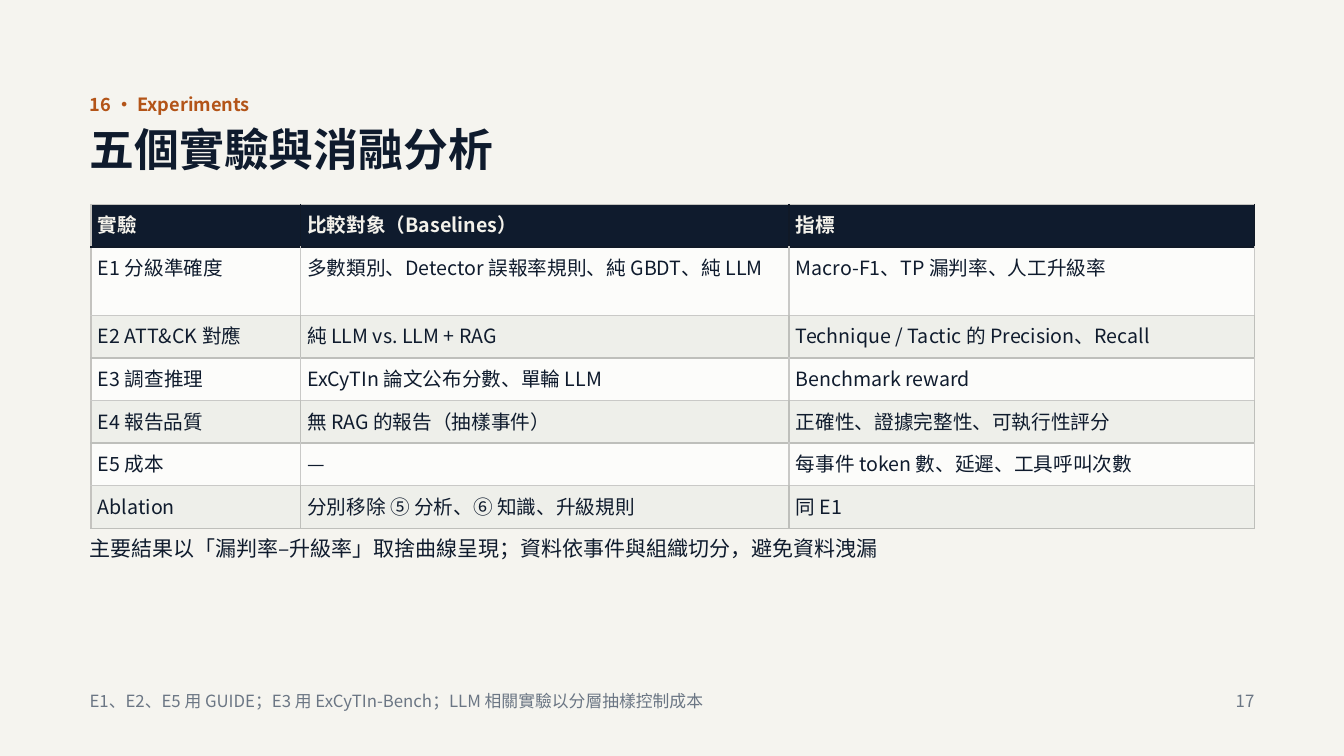
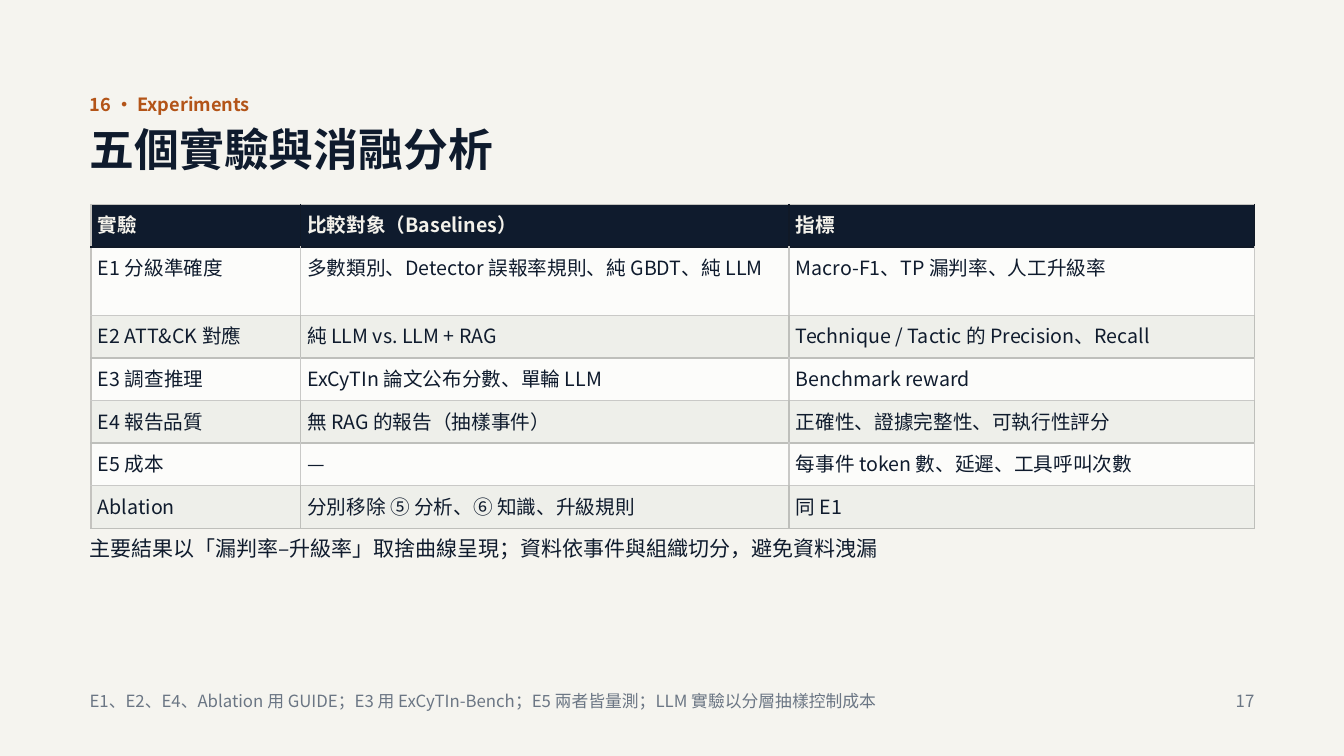
Before and after one commit to jimtaerini/AI_SOC_Analyst_Agent, a slide deck: slide 17 of docs/AI_SOC_Analyst_Agent-Proposal.pptx. Drawn at 1344x756 pixels with LibreOffice and Linux fonts; fonts in the diff are those of the drawing. Boxes give left, top, right and bottom in pixels: in the first picture for what was removed or moved away, otherwise in the second. Text is boxed around its words. In the diff, an @@ line names an element or a change of style, - is before the commit and + after.

```diff
--- a/docs/AI_SOC_Analyst_Agent-Proposal.pptx
+++ b/docs/AI_SOC_Analyst_Agent-Proposal.pptx
@@ text at [90, 693, 876, 711]: text changed @@
-E1、E2、E5 用 GUIDE；E3 用 ExCyTIn-Bench；LLM 相關實驗以分層抽樣控制成本
+E1、E2、E4、Ablation 用 GUIDE；E3 用 ExCyTIn-Bench；E5 兩者皆量測；LLM 實驗以分層抽樣控制成本
```
Also in this commit, not shown: 8 other slides changed, 1 other file.
